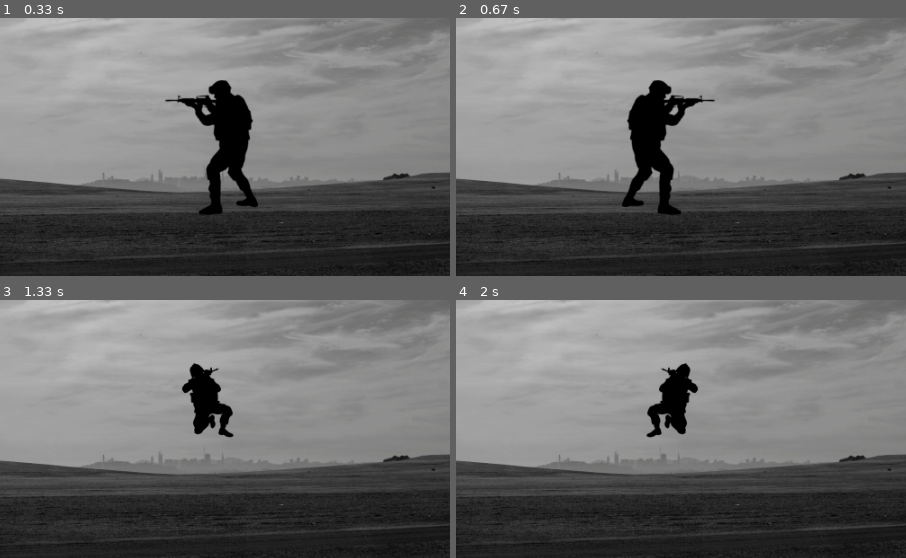
Above: before the commit, frames 1-4 (two rows, left to right).
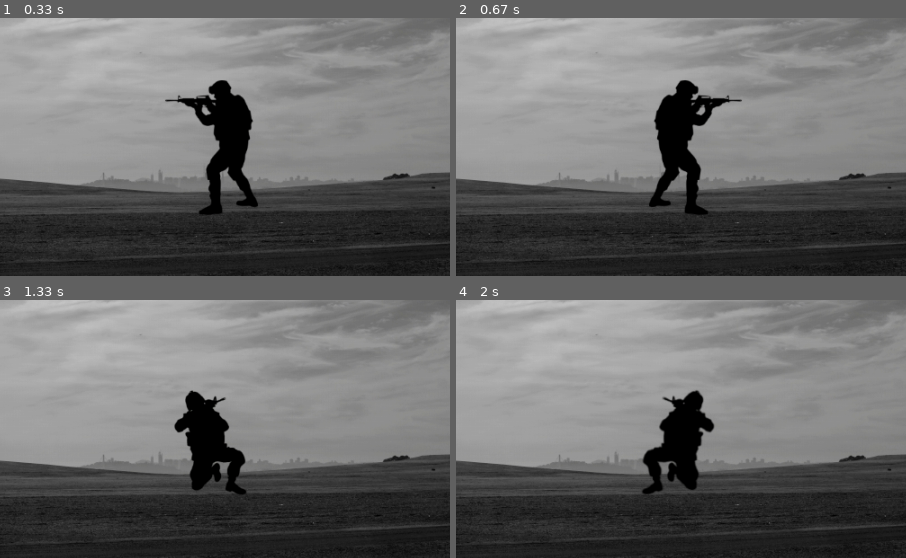
Above: after the commit, the same moments.

Repository: SOURobot/PyGame
Game: pygame game, started from main.py
Same seed, same stepped clock (60 frames per second), same inputs: the game is played once before the commit and once after it.
Inputs:
- Up to frame 1 (0.33 s): no input
- Up to frame 2 (0.67 s): hold Right from 0.33 s (still down)
- Up to frame 3 (1.33 s): release Right at 0.8 s; hold Up 0.83-1.13 s
- Up to frame 4 (2 s): hold Left from 1.67 s (still down)
The pictures show only the part of the screen within x 26-76%, y 46-96%; the shares and areas given below are measured in that part.

Frame 1 is identical in both runs. In frame 2, 5.8% of the frame differs, in the area x 36-64%, y 24-77%; in frame 3, 3.7%; in frame 4, 4.2%.

Commit message:
Final moving is done!

Diff:
--- a/main.py
+++ b/main.py
@@ -15,7 +15,7 @@
 poses = []
 level = 1
 curr_move = 1
-sd_pos = (WIDTH/2-75, HEIGHT-240)
+sd_pos = [(WIDTH/2-75, HEIGHT-240), (WIDTH/2-100, HEIGHT-210), (WIDTH/2-45, HEIGHT-240), (WIDTH/2-100, HEIGHT-210)]
 
 for i in range(1, 5):
     poses.append(pygame.image.load(f'assets/poses/sd{i}.png'))
@@ -38,7 +38,7 @@
     if pressed[pygame.K_LEFT] and str(curr_move) in '34':
         curr_move -= 2
 
-    screen.blit(poses[curr_move - 1], sd_pos)
+    screen.blit(poses[curr_move - 1], sd_pos[curr_move - 1])
 
     pygame.display.update()
 
Binary file changed: assets/poses/sd2.png
Binary file changed: assets/poses/sd4.png
